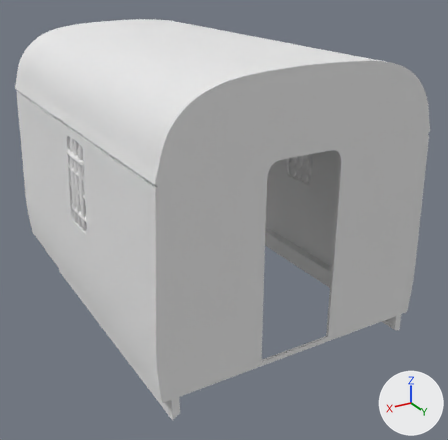
What one commit did to the Blender file body_motor_open_second_brake_section_5.blend.
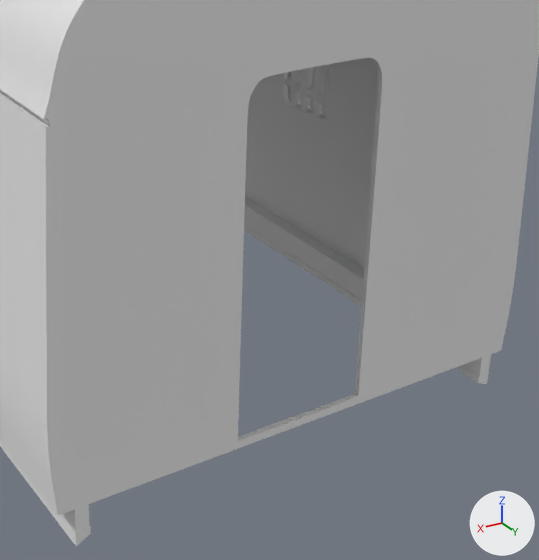
Each version appears first whole from a camera (50 mm lens) standing at (7.64, 7.84, 4.71) and looking at (4.38, 2.42, 2.0), and next in a close-up on the part from 29% to 96% of the width and 27% to 97% of the height. Lighting does not change. The marker at lower right points along +X, +Y and +Z.

Names of what the first close-up shows: 'Section Motor Open Second Brake Remainder'.
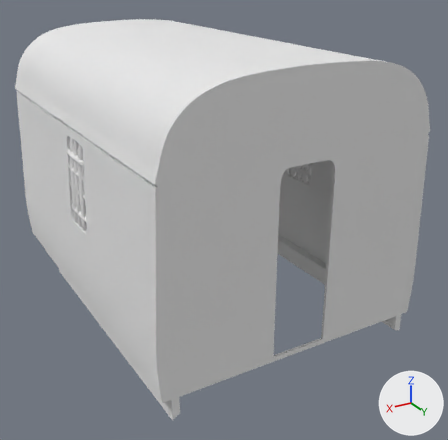
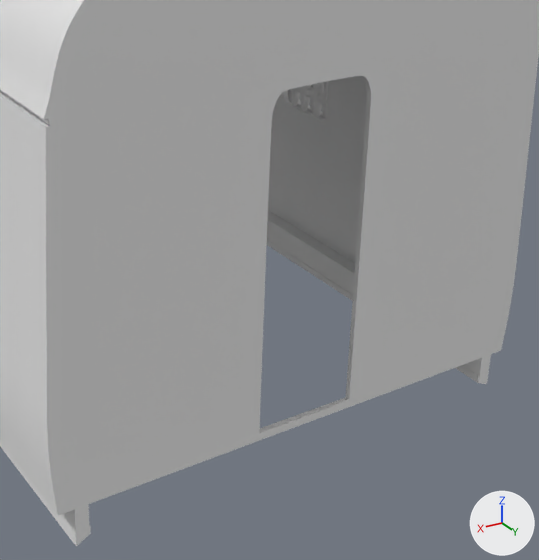
Pixel boxes (x1, y1, x2, y2) of what changed, in the close-ups (539 x 560 px; the box of a moved part takes in the faces that stretch with it):
part 1 of me_cube_000, moved or reshaped
    both: (235, 55, 385, 442)

What changed in the scene script:
```text
Change me_cube_000:
    where me_cube_000.from_pydata(...)  # 3054 vertices, 4325 faces; spans x -1.49..1.39, y 1.95..5.96, z -2.77..0.33
    used by ob_section_motor_open_second_brake_remainder; location = (4.581, -1.906, 3.635); rotation_euler = (-0.0000468, 0.000256, -0.00711), in degrees (0, 0, -0.4); scale = (1.0, 1.0, 0.92)
    me_cube_000 part 1: all 28 vertices in x -0.41..0.35, y 5.93..5.96, z -2.48..-0.45 are scaled about their middle by (0.748, 1, 0.956), then moved by (-0.03, 0.0, -0.04)
```
